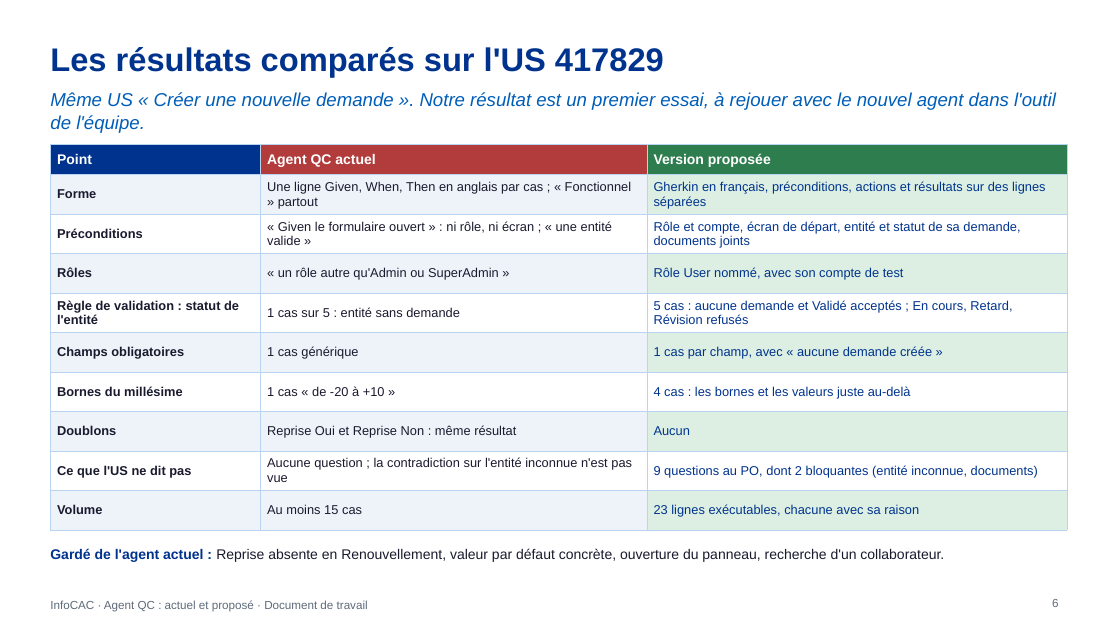
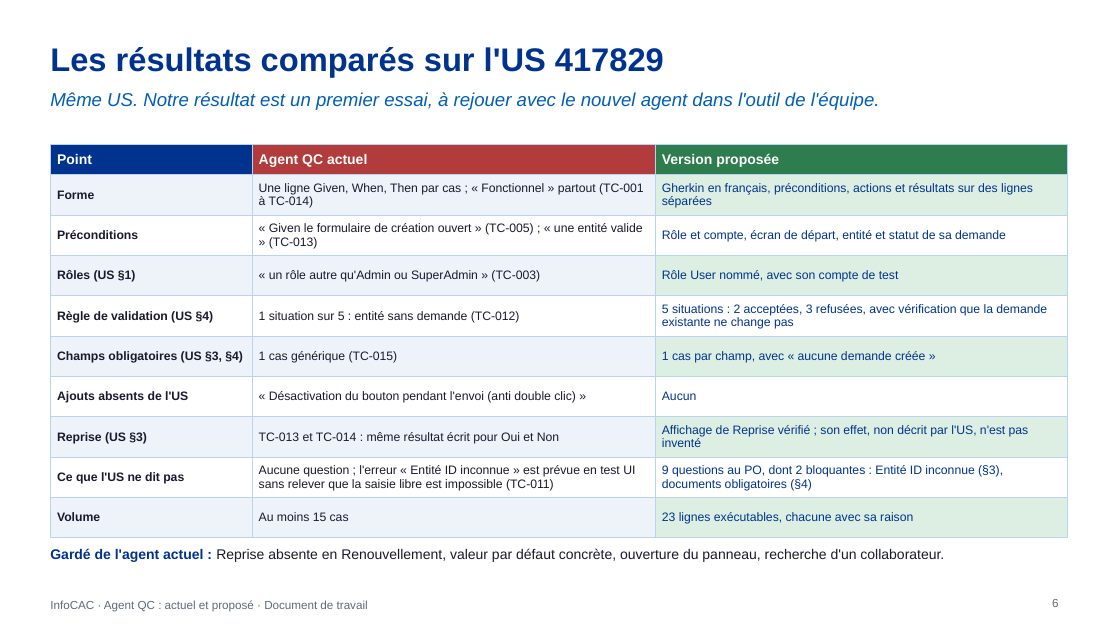
Before and after one commit to DauraRady/Travaux-QA, a slide deck: slide 6 of doc/Agent-QC-actuel-vs-propose.pptx. Drawn at 1120x630 pixels with LibreOffice and Linux fonts; fonts in the diff are those of the drawing. Boxes give left, top, right and bottom in pixels: in the first picture for what was removed or moved away, otherwise in the second. Text is boxed around its words. In the diff, an @@ line names an element or a change of style, - is before the commit and + after.

```diff
--- a/doc/Agent-QC-actuel-vs-propose.pptx
+++ b/doc/Agent-QC-actuel-vs-propose.pptx
@@ text at [50, 92, 880, 110]: text changed @@
-Même US « Créer une nouvelle demande ». Notre résultat est un premier essai, à rejouer avec le nouvel agent dans l'outil de l'équipe.
+Même US. Notre résultat est un premier essai, à rejouer avec le nouvel agent dans l'outil de l'équipe.
@@ table at [50, 145, 1067, 528] @@
-row 2, column 2: Une ligne Given, When, Then en anglais par cas ; « Fonctionnel » partout
+row 2, column 2: Une ligne Given, When, Then par cas ; « Fonctionnel » partout (TC-001 à TC-014)
-row 3, column 2: « Given le formulaire ouvert » : ni rôle, ni écran ; « une entité valide »
+row 3, column 2: « Given le formulaire de création ouvert » (TC-005) ; « une entité valide » (TC-013)
-row 3, column 3: Rôle et compte, écran de départ, entité et statut de sa demande, documents joints
+row 3, column 3: Rôle et compte, écran de départ, entité et statut de sa demande
-row 4, column 1: Rôles
+row 4, column 1: Rôles (US §1)
-row 4, column 2: « un rôle autre qu'Admin ou SuperAdmin »
+row 4, column 2: « un rôle autre qu'Admin ou SuperAdmin » (TC-003)
-row 5: Règle de validation : statut de l'entité | 1 cas sur 5 : entité sans demande | 5 cas : aucune demande et Validé acceptés ; En cours, Retard, Révision refusés
+row 5: Règle de validation (US §4) | 1 situation sur 5 : entité sans demande (TC-012) | 5 situations : 2 acceptées, 3 refusées, avec vérification que la demande existante ne change pas
-row 6, column 1: Champs obligatoires
+row 6, column 1: Champs obligatoires (US §3, §4)
-row 6, column 2: 1 cas générique
+row 6, column 2: 1 cas générique (TC-015)
-row 7: Bornes du millésime | 1 cas « de -20 à +10 » | 4 cas : les bornes et les valeurs juste au-delà
+row 7: Ajouts absents de l'US | « Désactivation du bouton pendant l'envoi (anti double clic) » | Aucun
-row 8: Doublons | Reprise Oui et Reprise Non : même résultat | Aucun
+row 8: Reprise (US §3) | TC-013 et TC-014 : même résultat écrit pour Oui et Non | Affichage de Reprise vérifié ; son effet, non décrit par l'US, n'est pas inventé
-row 9, column 2: Aucune question ; la contradiction sur l'entité inconnue n'est pas vue
+row 9, column 2: Aucune question ; l'erreur « Entité ID inconnue » est prévue en test UI sans relever que la saisie libre est impossible (TC-011)
-row 9, column 3: 9 questions au PO, dont 2 bloquantes (entité inconnue, documents)
+row 9, column 3: 9 questions au PO, dont 2 bloquantes : Entité ID inconnue (§3), documents obligatoires (§4)
@@ size 11 to 10.5 pt in "Forme", "Gherkin en français, préconditions, actions et résultats ...", "Préconditions", "Rôle User nommé, avec son compte de ..." and 5 more places @@
```
Also in this commit, not shown: 3 other slides changed, 2 other files.
